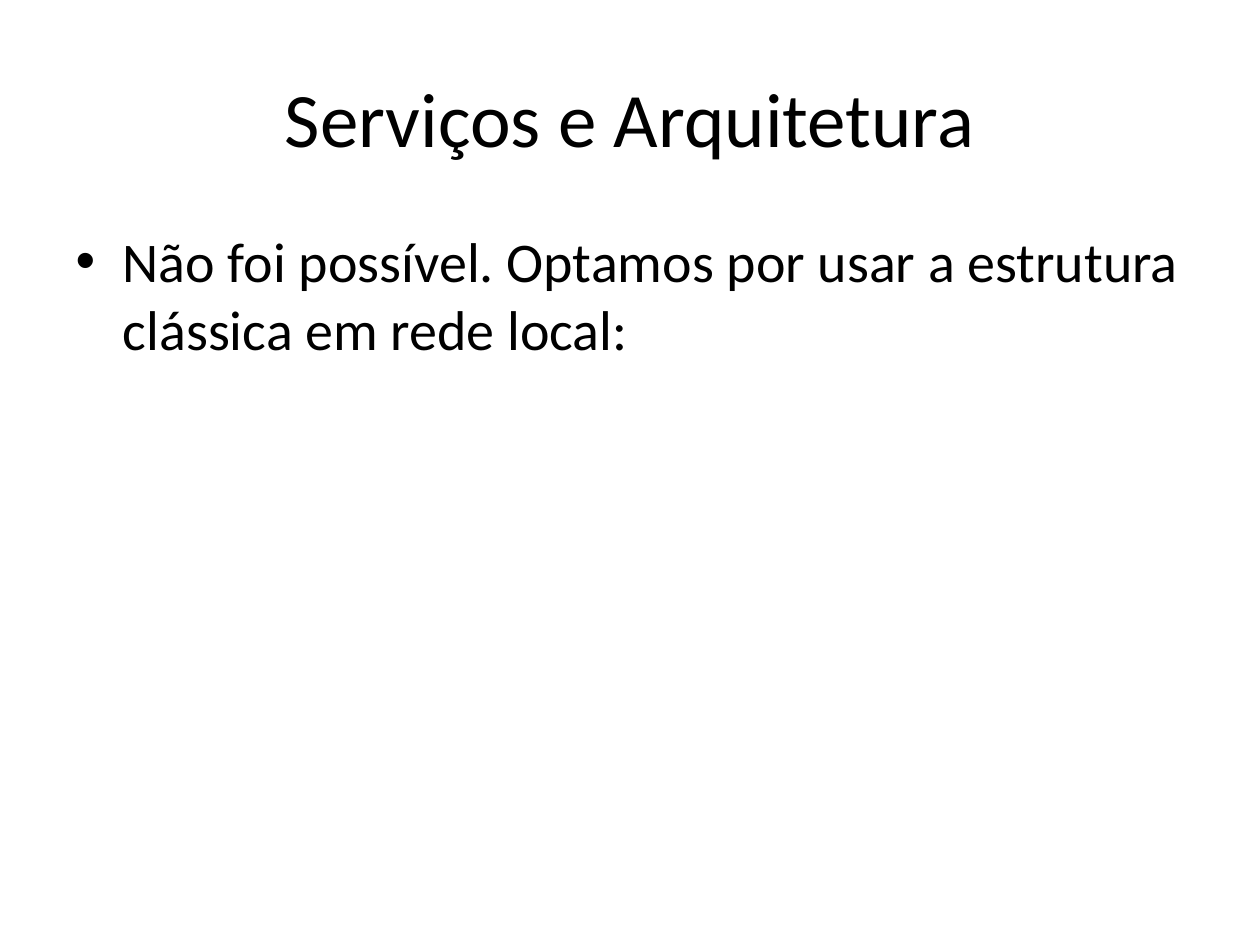
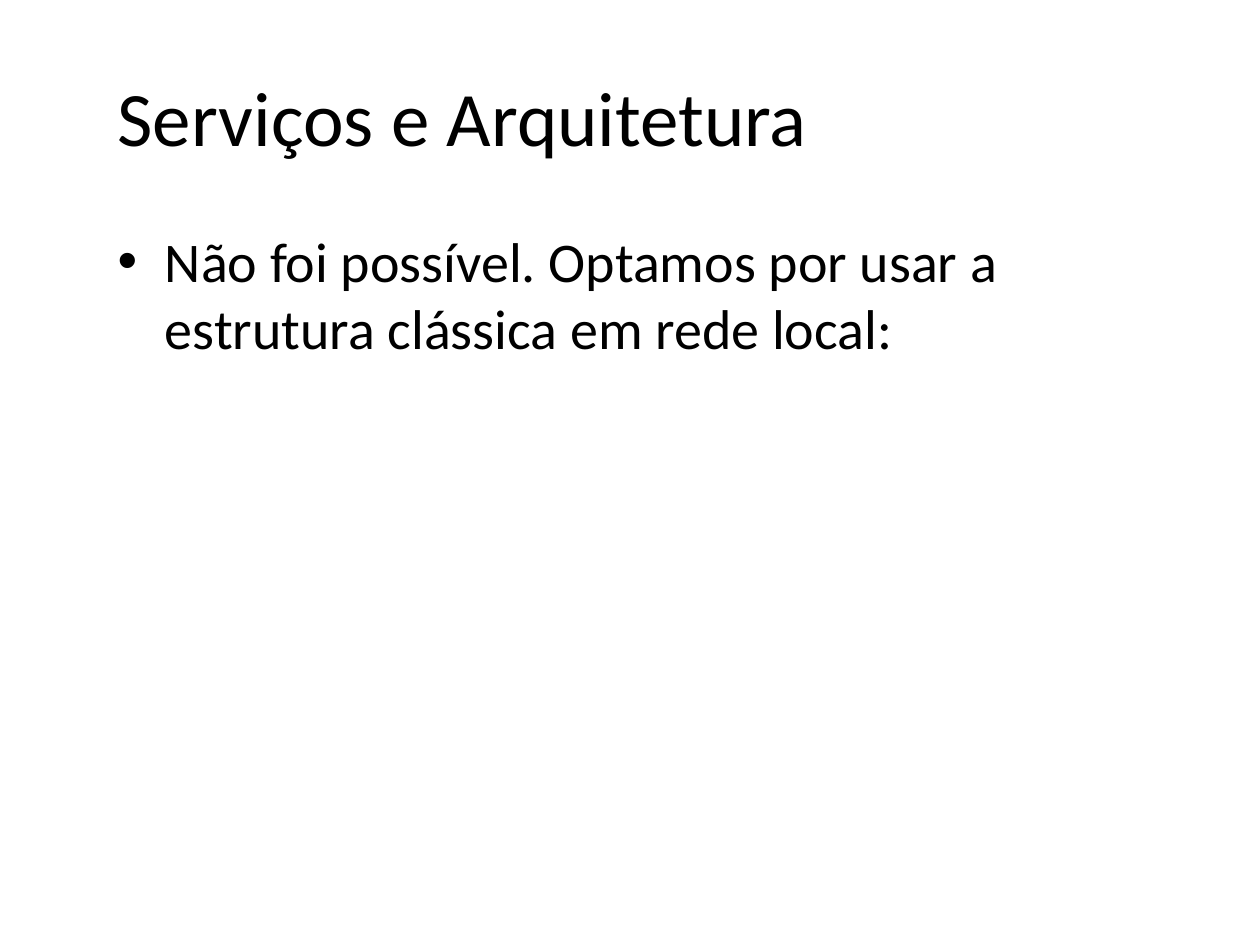
Before and after one commit to stockrt/InvisibleBattlefields, a slide deck: slide 15 of Documents/apresentacao.pptx. Drawn at 1260x945 pixels with LibreOffice and Linux fonts; fonts in the diff are those of the drawing; background and template pictures are left out. Boxes give left, top, right and bottom in pixels: in the first picture for what was removed or moved away, otherwise in the second. Text is boxed around its words. In the diff, an @@ line names an element or a change of style, - is before the commit and + after.

```diff
--- a/Documents/apresentacao.pptx
+++ b/Documents/apresentacao.pptx
@@ title "Serviços e Arquitetura": place and size @@
-title "Serviços e Arquitetura" at [285,94,974,160]
+title "Serviços e Arquitetura" at [118,93,807,159]
@@ title "Serviços e Arquitetura" at [118,93,807,159]: alignment centre to left @@
@@ text "Não foi possível. Optamos por ..." rewrapped from [123,243,1178,351] to [165,243,997,350] @@
```
Also in this commit, not shown: 28 other slides changed, 5 slides added, 1 slide removed.
